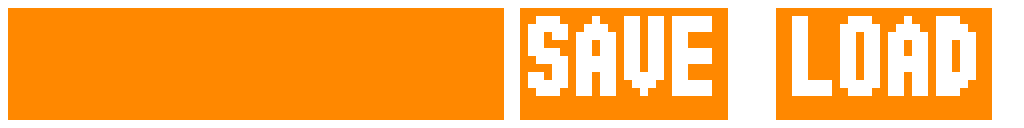
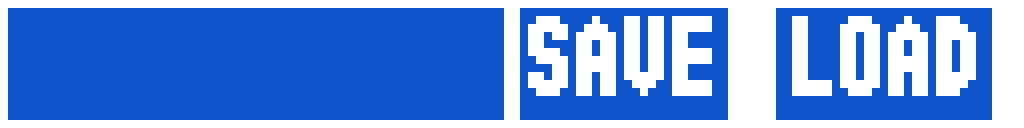
Before/after of a 1024 x 128 layered artwork. What changed in the layer stack:
painted on "貼り付けられたレイヤー コピー #2" over bbox(8, 8, 992, 120)
painted on "貼り付けられたレイヤー コピー" over bbox(8, 8, 992, 120)
